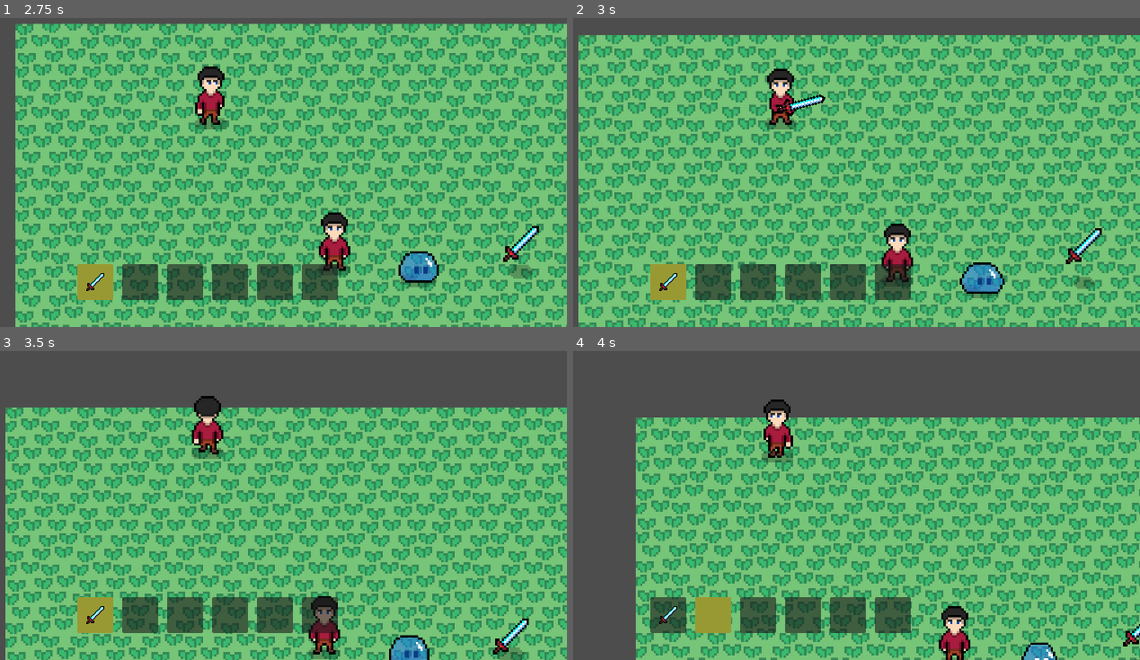
Above: before the commit, frames 1-4 (two rows, left to right).
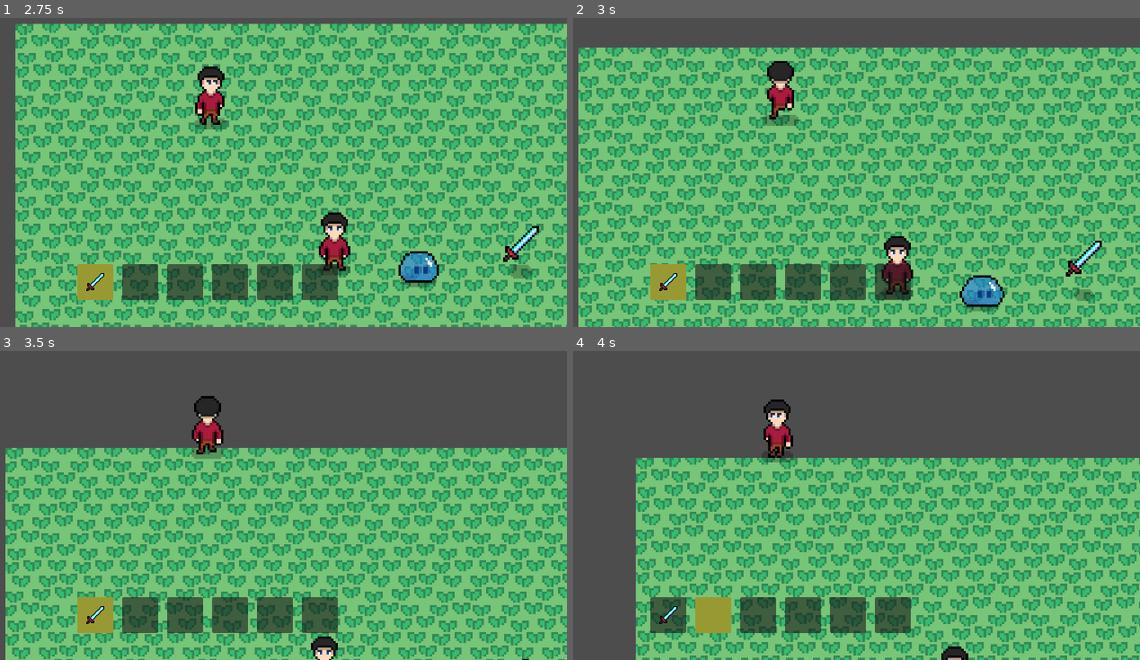
Above: after the commit, the same moments.

Repository: QuocKhangDA22TTD/rpg_game
Game: Godot game, scene res://scenes/demo.tscn
Same seed, same stepped clock (60 frames per second), same inputs: the game is played once before the commit and once after it.
Inputs (mouse positions are in pixels of both pictures, inside the frame that each line leads up to):
- Up to frame 1 (2.75 s): move the mouse to (368, 104) at 0.52 s; press the mouse at (368, 104) at 0.53 s; hold Right (ui_right) 0.53-1.28 s; move the mouse to (62, 144) at 1.27 s; release the mouse at (62, 144) at 1.28 s; hold Down (ui_down) 1.28-2.03 s; tap Mouse wheel up (hotbar_next) at 1.35 s; move the mouse to (277, 36) at 2.02 s; hold Right (ui_right) from 2.03 s (still down); hold Mouse wheel down (hotbar_previous) from 2.03 s (still down)
- Up to frame 2 (3 s): move the mouse to (743, 206) at 2.77 s; release Right (ui_right) at 2.78 s; release Mouse wheel down (hotbar_previous) at 2.78 s; hold Up (ui_up) from 2.78 s (still down); click (743, 206) at 2.85 s
- Up to frame 3 (3.5 s): keep holding Up (ui_up)
- Up to frame 4 (4 s): move the mouse to (998, 517) at 3.52 s; release Up (ui_up) at 3.53 s; hold Left (ui_left) from 3.53 s (still down); hold Mouse wheel up (hotbar_next) from 3.53 s (still down)

Frame 1 is identical in both runs. In frame 2, 61% of the frame differs, in the area x 0-100%, y 5-100%; in frame 3, 50%; in frame 4, 44%.
Error after the commit: Invalid access to property or key 'slash_effect_texture' on a base object of type 'Resource (WeaponData)'. (res://scripts/system/inventory/hotbar_ui.gd:107)

Commit message:
Xóa một số biến thuộc tính trong script weapon_data.

Diff:
--- a/scripts/data/weapon_data.gd
+++ b/scripts/data/weapon_data.gd
@@ -12,7 +12,3 @@
 @export var weapon_texture: Texture2D	# texture của vũ khí
 
 @export var attack_behavior: AttackBehavior	# hành vi tấn công của vũ khí
-
-@export var effect_offset: Vector2 = Vector2.ZERO # vị trí hiệu ứng tấn công so với điểm pivot của vũ khí
-
-@export var slash_effect_texture: Texture2D	# texture cho hiệu ứng slash khi tấn công
